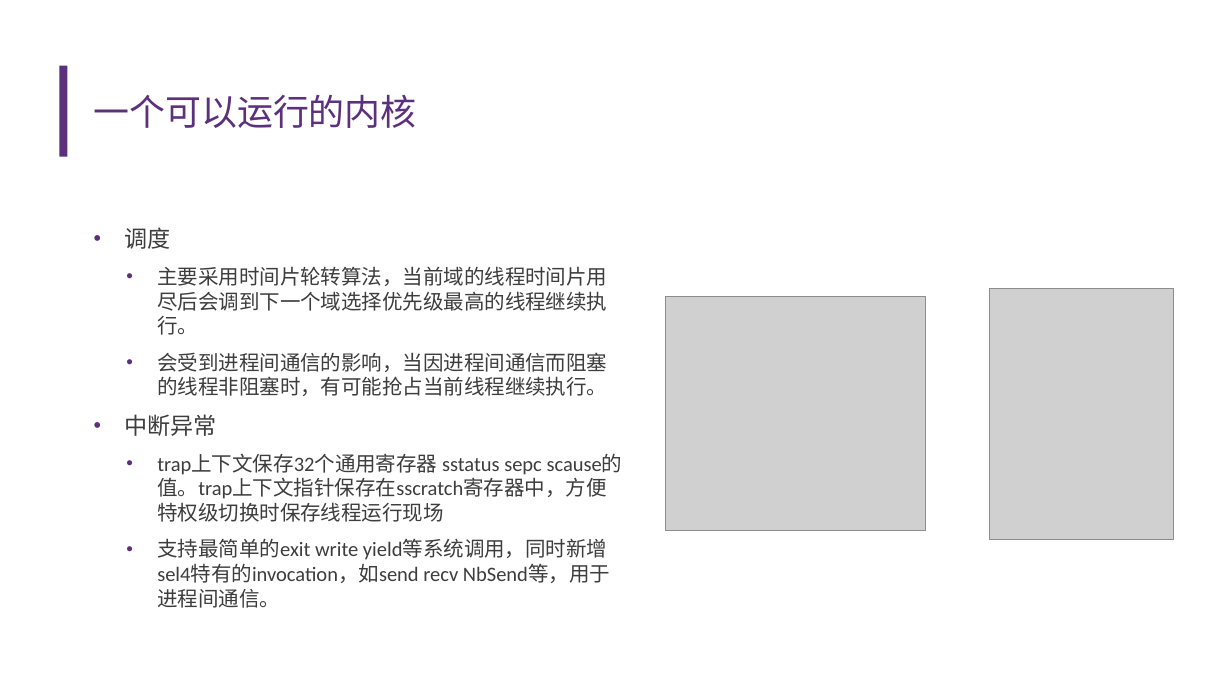
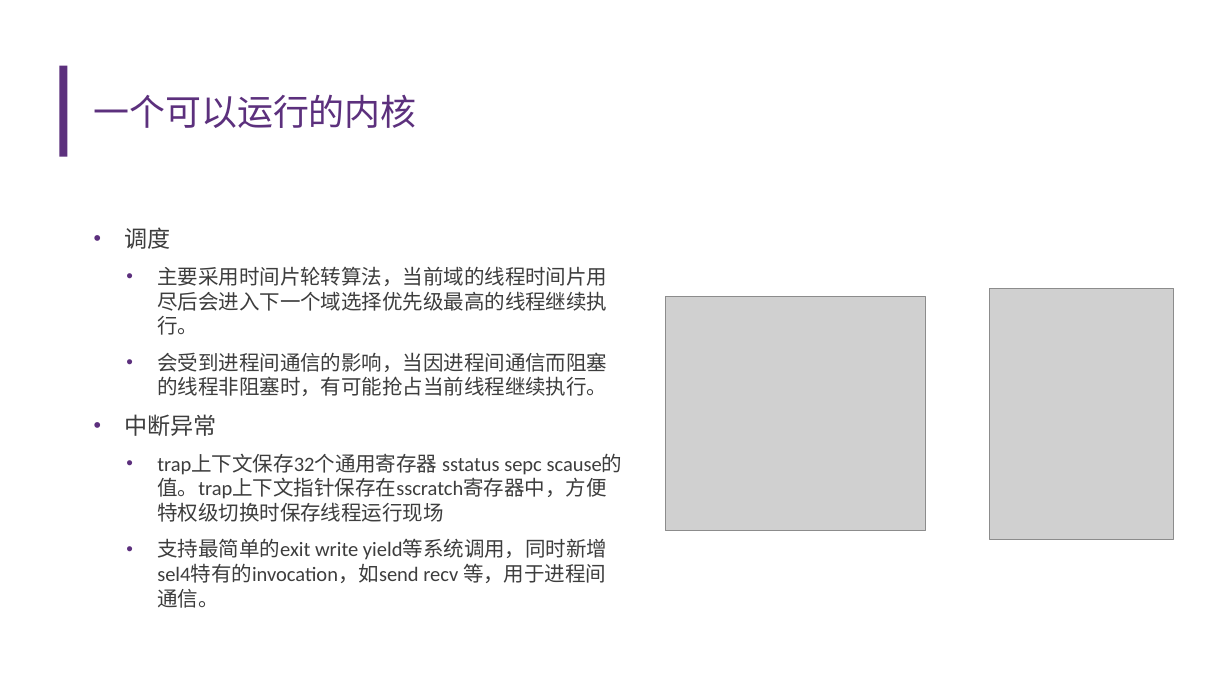
Before and after one commit to llh730/seL4-rust-implement, a slide deck: slide 6 of record/中期答辩——李龙昊.pptx. Drawn at 1232x693 pixels with LibreOffice and Linux fonts; fonts in the diff are those of the drawing; grey boxes stand for pictures; background and template pictures are left out. Boxes give left, top, right and bottom in pixels: in the first picture for what was removed or moved away, otherwise in the second. Text is boxed around its words. In the diff, an @@ line names an element or a change of style, - is before the commit and + after.

```diff
--- a/record/中期答辩——李龙昊.pptx
+++ b/record/中期答辩——李龙昊.pptx
@@ text at box(157, 266, 607, 335): text changed @@
-  • 主要采用时间片轮转算法，当前域的线程时间片用尽后会调到下一个域选择优先级最高的线程继续执行。
+  • 主要采用时间片轮转算法，当前域的线程时间片用尽后会进入下一个域选择优先级最高的线程继续执行。
@@ text at box(157, 538, 607, 608): text changed @@
-  • 支持最简单的exit write yield等系统调用，同时新增sel4特有的invocation，如send recv NbSend等，用于进程间通信。
+  • 支持最简单的exit write yield等系统调用，同时新增sel4特有的invocation，如send recv 等，用于进程间通信。
```
Also in this commit, not shown: 7 other slides changed, 1 slide removed, 9 other files.
